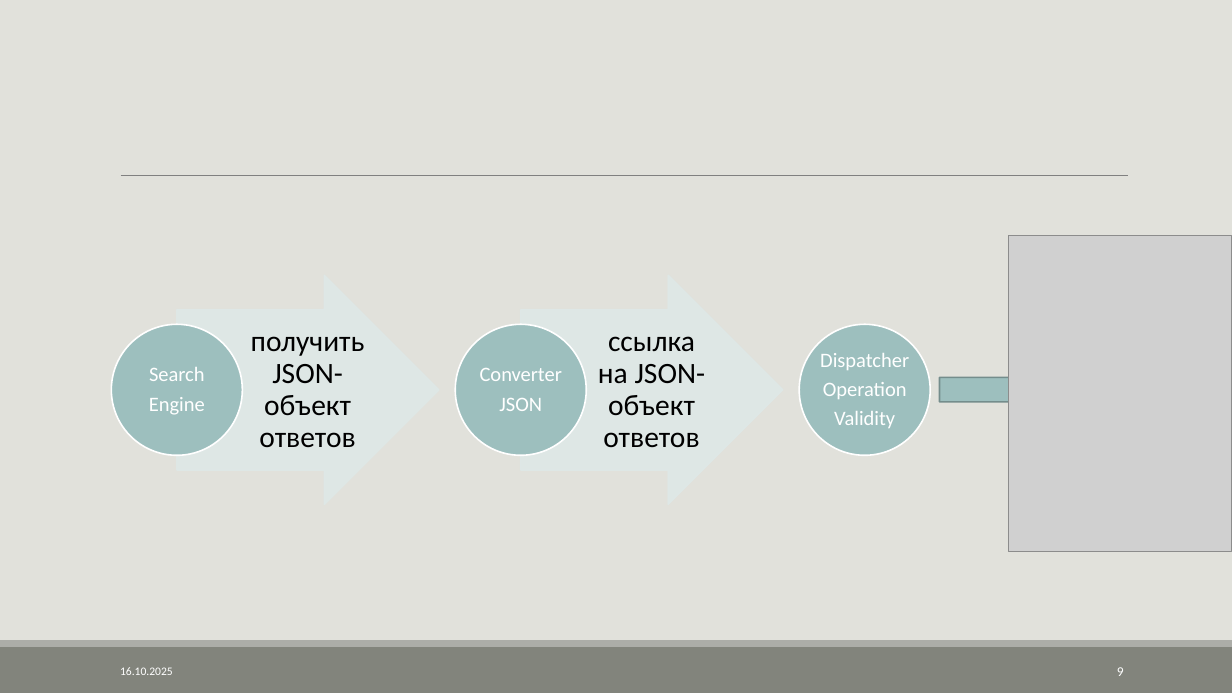
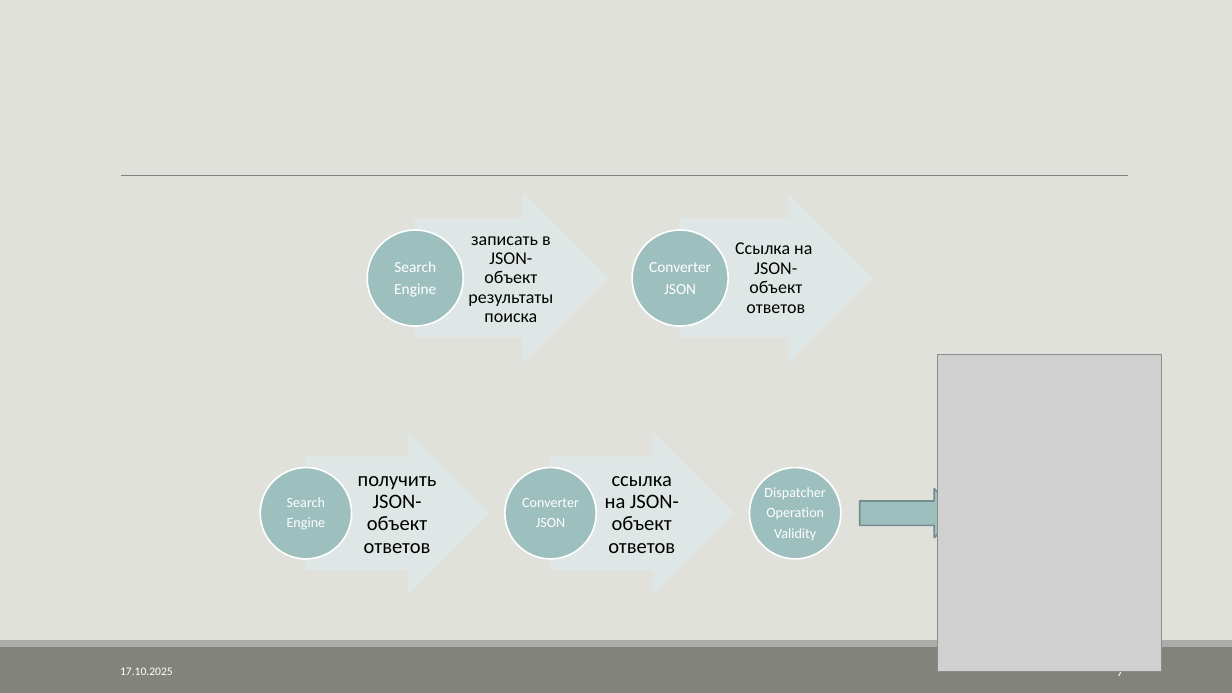
Before and after one commit to AVKazmirchuk/SearchEngine, a slide deck: slide 7 of presentation/защита.pptx (slide 9 before the commit). Drawn at 1232x693 pixels with LibreOffice and Linux fonts; fonts in the diff are those of the drawing; grey boxes stand for pictures. Boxes give left, top, right and bottom in pixels: in the first picture for what was removed or moved away, otherwise in the second. Text is boxed around its words. In the diff, an @@ line names an element or a change of style, - is before the commit and + after.

Commit message:
change presentation

```diff
--- a/presentation/защита.pptx
+++ b/presentation/защита.pptx
@@ group added at [367,194,872,362]: 4 texts, 2 right arrows, 2 ellipses @@
+записать в JSON-объект результаты поиска
+Search
+Engine
+Ссылка на JSON-объект ответов
+Converter
+JSON
@@ ellipse removed at [112,324,243,456] @@
@@ ellipse removed at [799,324,931,456] @@
@@ picture: place and size @@
-picture at [1008,236,1232,553]
+picture at [937,355,1161,672]
@@ right arrow: place and size @@
-right arrow at [177,275,439,505]
+right arrow at [306,433,489,593]
@@ right arrow: place and size @@
-right arrow at [521,275,784,505]
+right arrow at [551,433,734,593]
@@ right arrow: place and size @@
-right arrow at [865,272,1128,501]
+right arrow at [803,433,986,593]
@@ ellipse added at [261,468,352,559], fill #9DBFBE, outline #FFFFFF 1.25 pt @@
@@ text "получить JSON-объект ответов" at [358,476,437,553]: size 23 to 16 pt; less space between paragraphs @@
@@ text "получить JSON-объект ответов": place and size @@
-text "получить JSON-объект ответов" at [251,336,365,447]
+text "получить JSON-объект ответов" at [358,476,437,553]
@@ ellipse: place and size @@
-ellipse at [456,324,587,456]
+ellipse at [505,468,596,559]
@@ text "ссылка на JSON-объект ответов": place and size @@
-text "ссылка на JSON-объект ответов" at [598,336,706,448]
+text "ссылка на JSON-объект ответов" at [605,476,679,553]
@@ text "ссылка на JSON-объект ответов" at [605,476,679,553]: size 23 to 16 pt; less space between paragraphs @@
@@ ellipse added at [750,468,841,559], fill #9DBFBE, outline #FFFFFF 1.25 pt @@
@@ size 16 to 11 pt; less space between paragraphs in 3 elements at [522,498,579,527], [764,487,825,540], [287,497,326,529] @@
@@ text "Search": place and size @@
-text "Search" at [149,367,205,415]
+text "Search" at [287,497,326,529]
@@ text "Converter": place and size @@
-text "Converter" at [480,368,562,411]
+text "Converter" at [522,498,579,527]
@@ text "Dispatcher": place and size @@
-text "Dispatcher" at [820,353,909,428]
+text "Dispatcher" at [764,487,825,540]
@@ right arrow: place and size @@
-right arrow at [940,365,1039,414]
+right arrow at [860,489,959,538]
@@ text at [120,667,173,675]: text changed @@
-16.10.2025
+17.10.2025
@@ page number at [1117,665,1124,676]: text changed @@
-9
+7
```
Also in this commit, not shown: 9 other slides changed, 2 slides removed, 2 other files.
